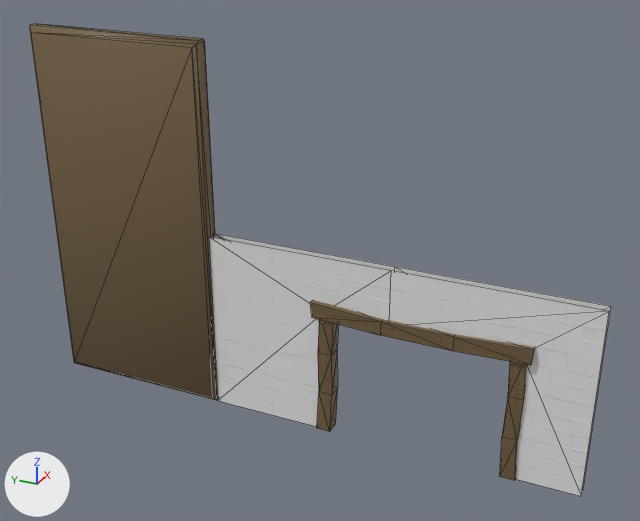
Before and after pictures for a commit that changed the FBX model Assets/Stylized_Egypt/Meshes/building/SM_wall_07.fbx.
One viewpoint serves both versions: a 50 mm lens placed at (-14.56, -9.03, 11.16), pointed at (0.11, -2.43, 3.83). Lighting does not change. The marker at lower left points along +X, +Y and +Z. Mesh edges are drawn as thin lines. Where no turn or scale is listed for an object, it has been applied to the vertices.

In view in the first picture: 'SM_wall_07', 'SM_wall_07_ConvexHulls'.
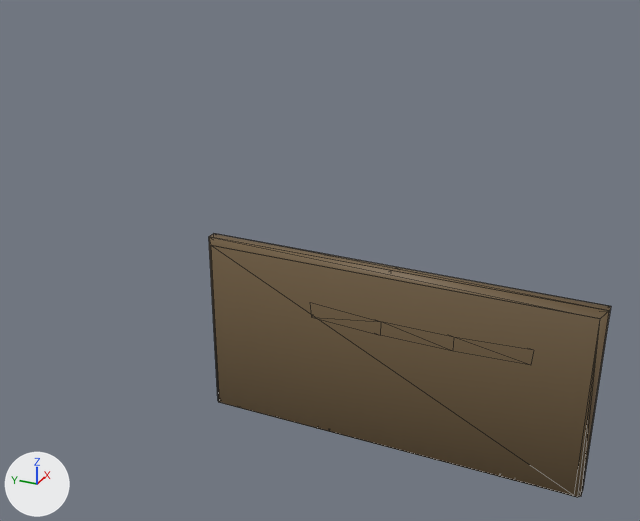
The edits, one by one:
In object 'SM_wall_07_ConvexHulls' (ob_sm_wall_07_convexhulls), parent is now set to ob_sm_wall_8.
Object 'SM_wall_07_ConvexHulls' (ob_sm_wall_07_convexhulls) is rescaled from (0.01, 0.01, 0.01) to (1.0, 1.0, 1.0).
Object 'SM_wall_8' (ob_sm_wall_8) is new.
Its location is (0.0, 0.0, 0.0).
Its rotation in degrees is (90, 0, 0).
Its scale is (0.01, 0.01, 0.01).

Boxes [x1, y1, x2, y2] around the edits, measured in the pictures (640 x 521 px):
'SM_wall_07_ConvexHulls', moved, rescaled (112% wider, 30% shorter)
    before: [29, 24, 218, 400]
    after: [209, 233, 611, 497]
'SM_wall_07', unchanged, covered by the edit
    before: [209, 234, 611, 496]
